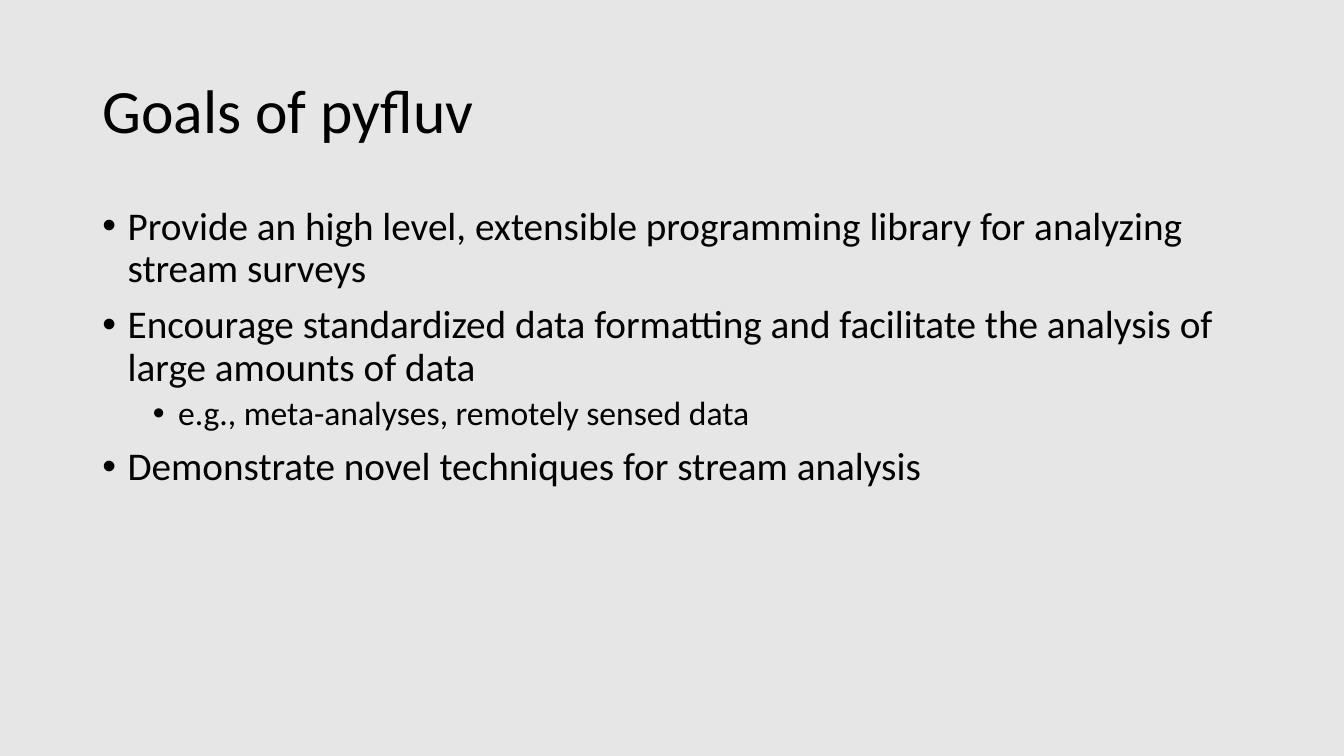
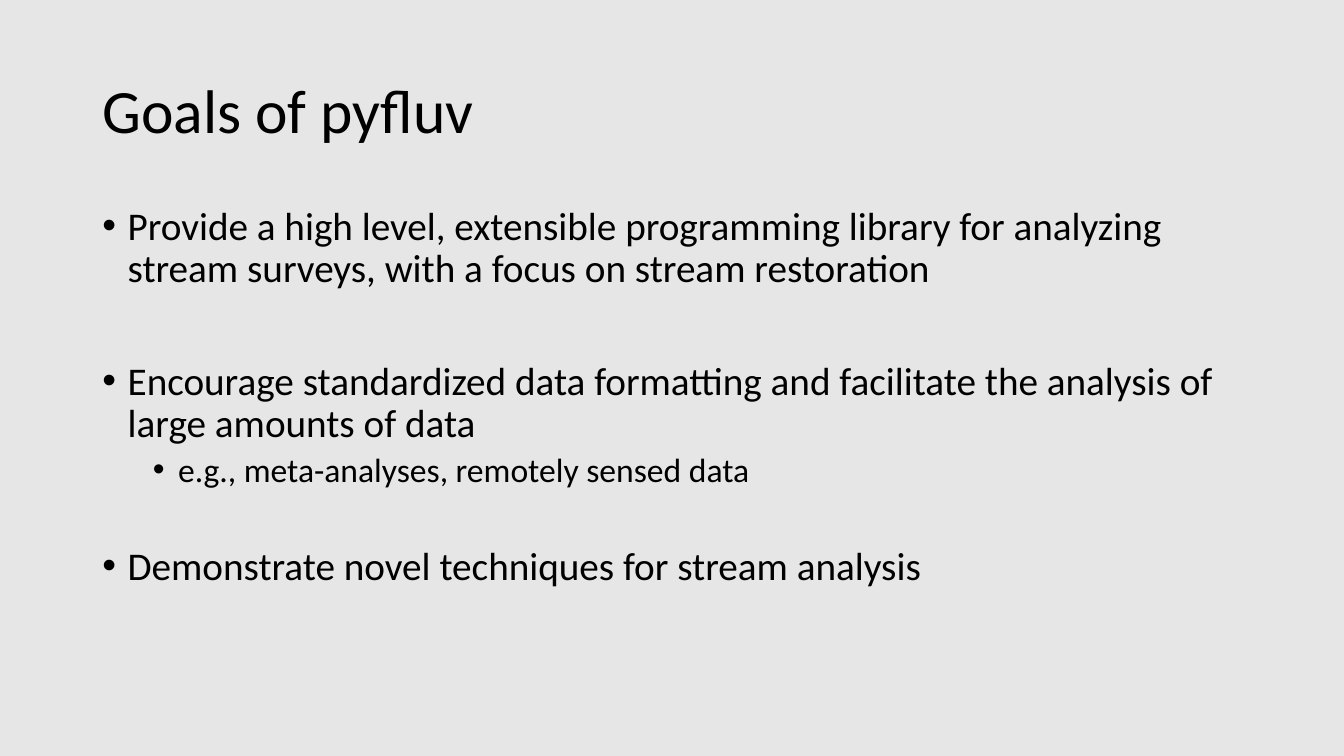
Before and after one commit to rsjones94/presentation-materials, a slide deck: slide 3 of TNAWRA_4-10-2019/jones_randall_pyfluv.pptx. Drawn at 1344x756 pixels with LibreOffice and Linux fonts; fonts in the diff are those of the drawing. Boxes give left, top, right and bottom in pixels: in the first picture for what was removed or moved away, otherwise in the second. Text is boxed around its words. In the diff, an @@ line names an element or a change of style, - is before the commit and + after.

```diff
--- a/TNAWRA_4-10-2019/jones_randall_pyfluv.pptx
+++ b/TNAWRA_4-10-2019/jones_randall_pyfluv.pptx
@@ text at (x1=128, y1=212, x2=1162, y2=289): text changed @@
-• Provide an high level, extensible programming library for analyzing stream surveys
+• Provide a high level, extensible programming library for analyzing stream surveys, with a focus on stream restoration
```
Also in this commit, not shown: 2 other slides changed, 11 slides added, 22 other files.
